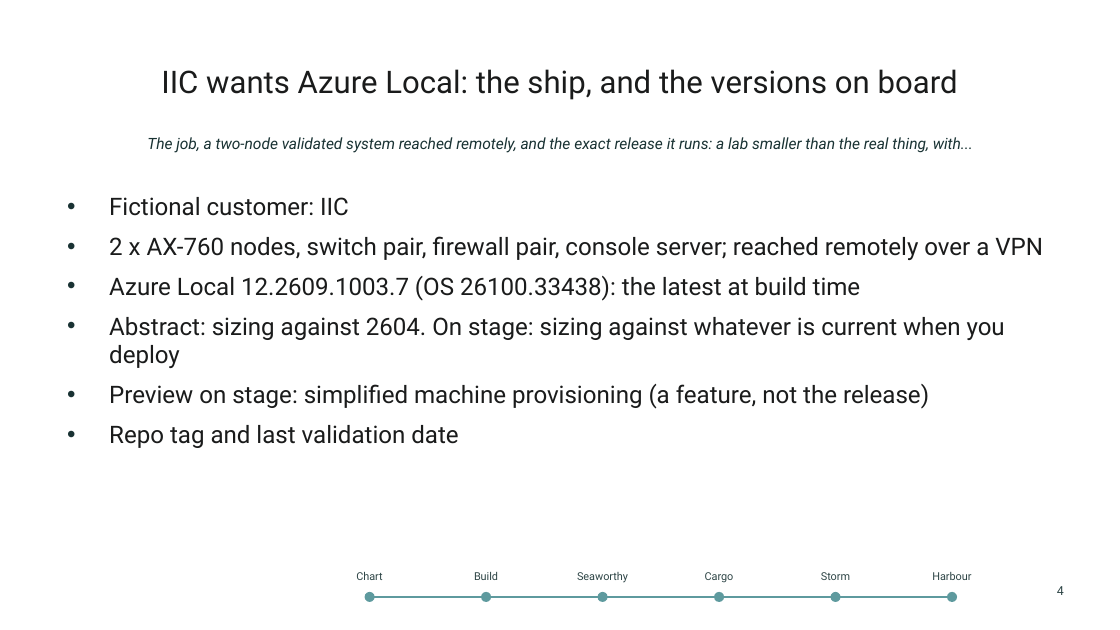
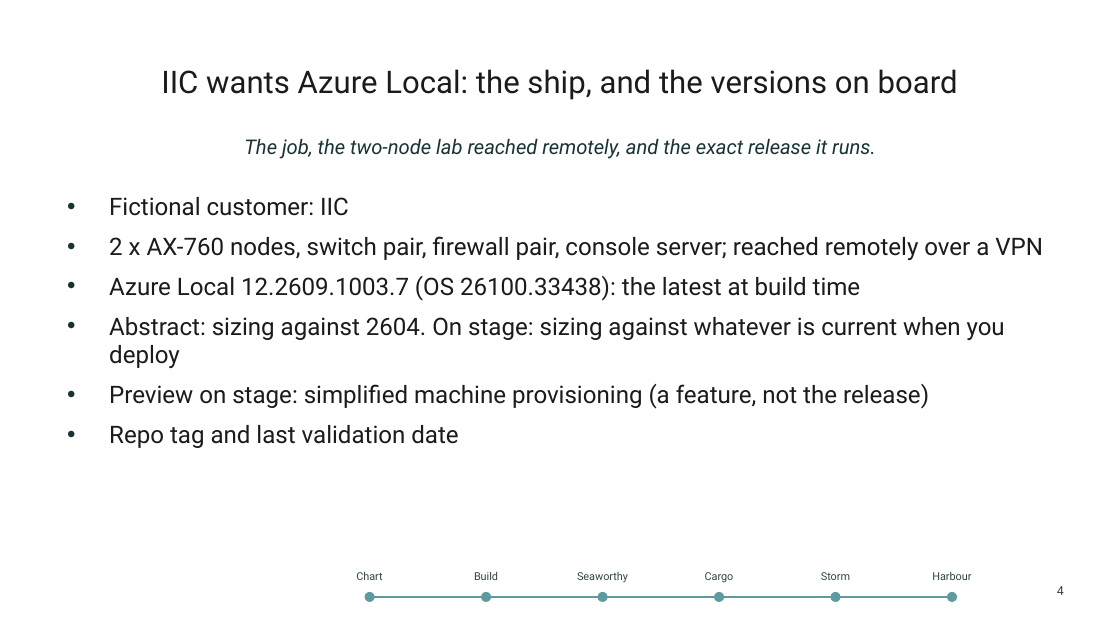
Before and after one commit to thisismydemo/nic2026_azl, a slide deck: slide 4 of presentation/Azure_Local_Discovery_to_Day2_NIC2026.pptx. Drawn at 1120x630 pixels with LibreOffice and Linux fonts; fonts in the diff are those of the drawing; background and template pictures are left out. Boxes give left, top, right and bottom in pixels: in the first picture for what was removed or moved away, otherwise in the second. Text is boxed around its words. In the diff, an @@ line names an element or a change of style, - is before the commit and + after.

```diff
--- a/presentation/Azure_Local_Discovery_to_Day2_NIC2026.pptx
+++ b/presentation/Azure_Local_Discovery_to_Day2_NIC2026.pptx
@@ text at [244,139,875,159]: text changed; size 10 to 13 pt @@
-The job, a two-node validated system reached remotely, and the exact release it runs: a lab smaller than the real thing, with...
+The job, the two-node lab reached remotely, and the exact release it runs.
```
Also in this commit, not shown: 22 other slides changed, 1 slide added, 29 other files.
